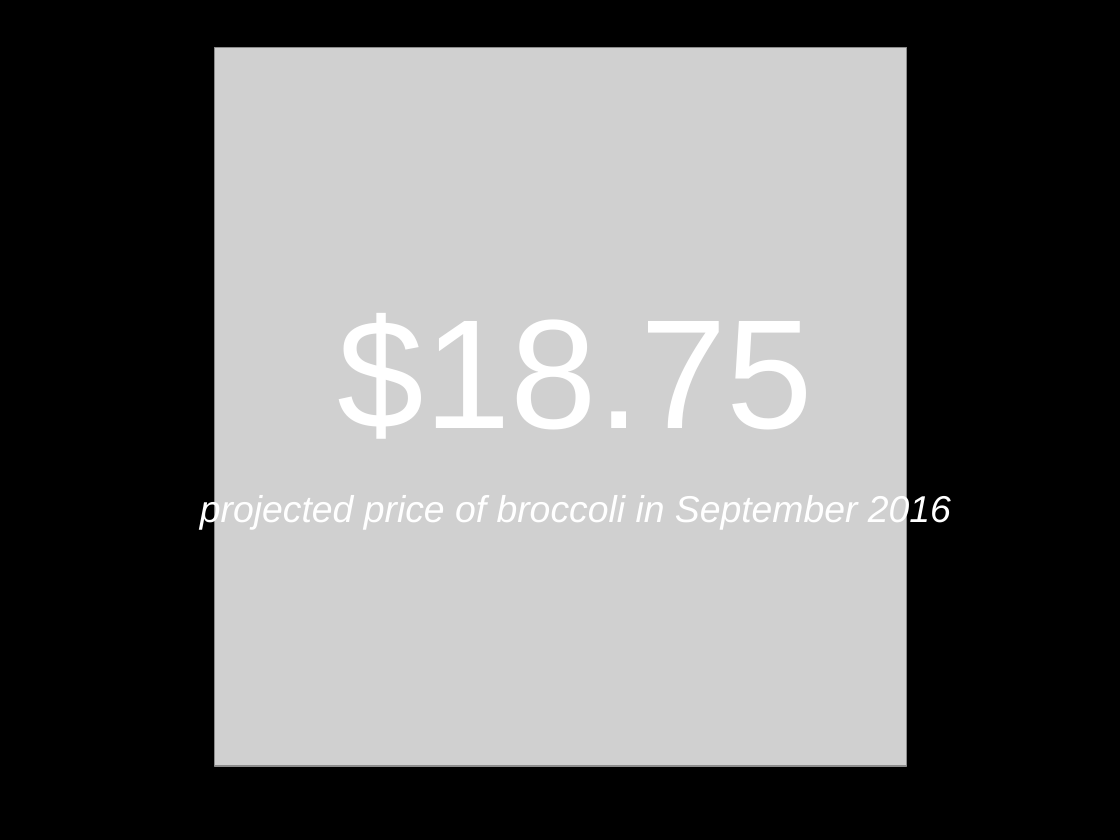
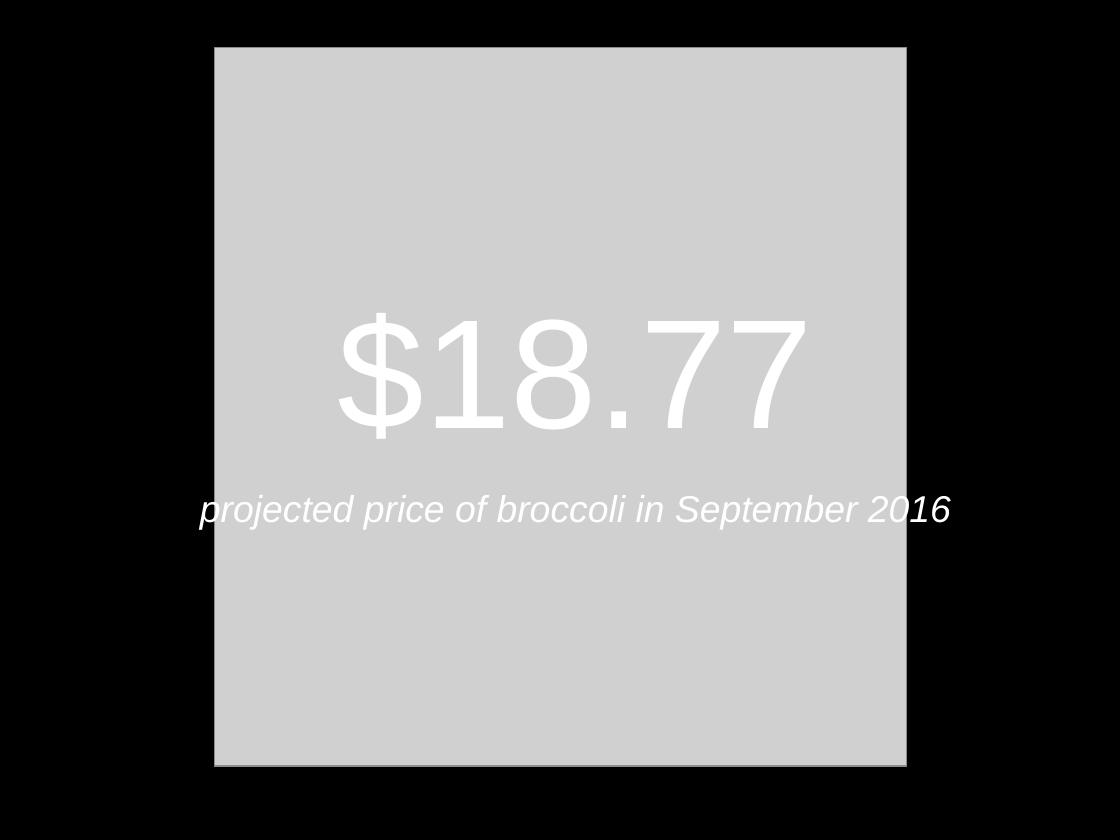
Before and after one commit to anastasiapetrie/USDA_Calc, a slide deck: slide 14 of presentation.pptx (slide 13 before the commit). Drawn at 1120x840 pixels with LibreOffice and Linux fonts; fonts in the diff are those of the drawing; grey boxes stand for pictures. Boxes give left, top, right and bottom in pixels: in the first picture for what was removed or moved away, otherwise in the second. Text is boxed around its words. In the diff, an @@ line names an element or a change of style, - is before the commit and + after.

```diff
--- a/presentation.pptx
+++ b/presentation.pptx
@@ text at (x1=338, y1=313, x2=814, y2=438): text changed @@
-$18.75
+$18.77
```
Also in this commit, not shown: 5 other slides changed, 1 slide added, 1 other file.
